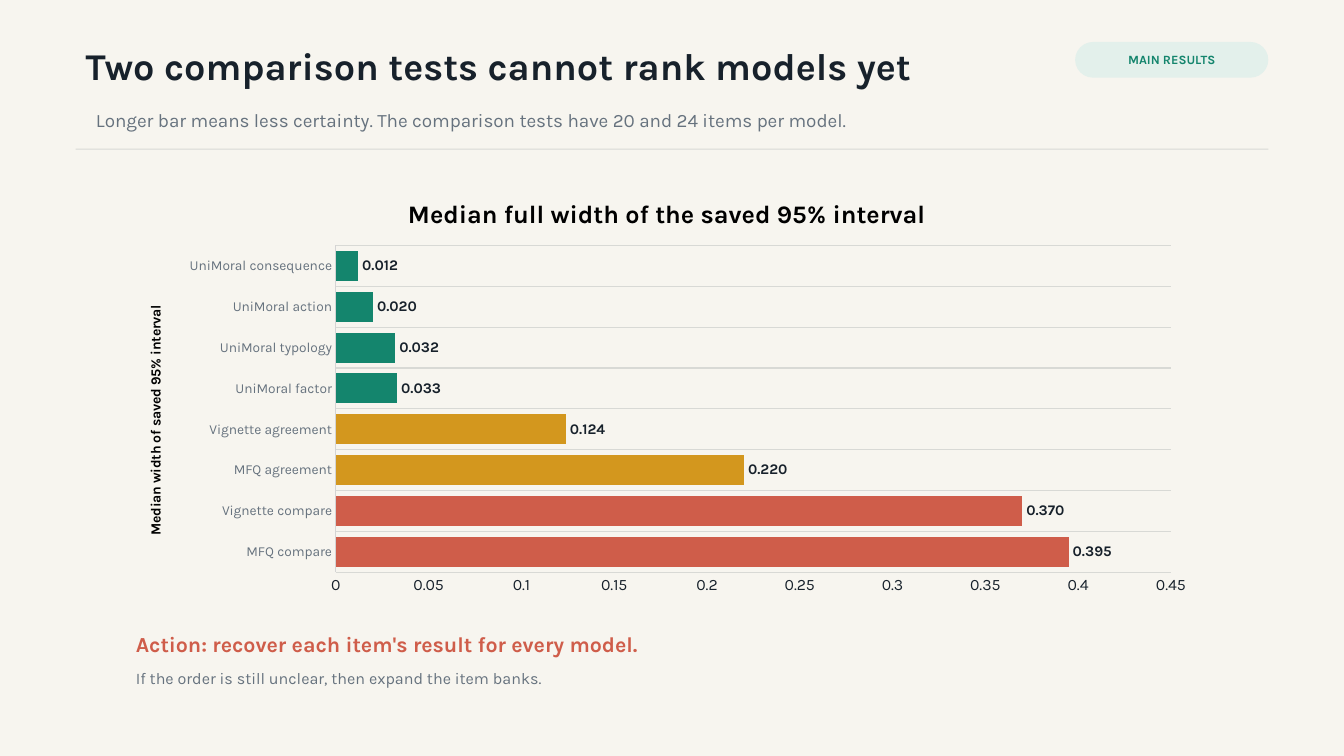
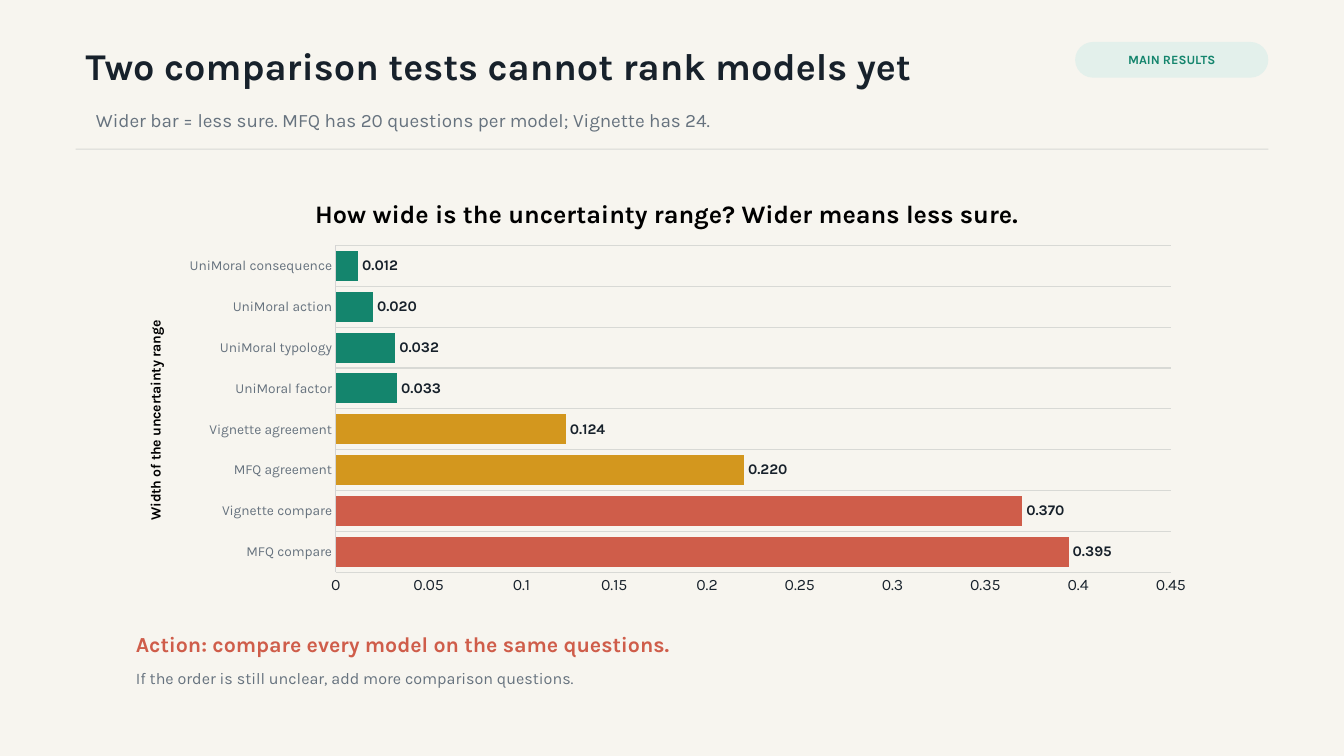
Before and after one commit to hanzhenzhujene/cei-moral-psychology-results-brief, a slide deck: slide 3 of slides/cei-moral-psychology-results-deck.pptx. Drawn at 1344x756 pixels with LibreOffice and Linux fonts; fonts in the diff are those of the drawing. Boxes give left, top, right and bottom in pixels: in the first picture for what was removed or moved away, otherwise in the second. Text is boxed around its words. In the diff, an @@ line names an element or a change of style, - is before the commit and + after.

```diff
--- a/slides/cei-moral-psychology-results-deck.pptx
+++ b/slides/cei-moral-psychology-results-deck.pptx
@@ text at (96, 114, 710, 132): text changed @@
-Longer bar means less certainty. The comparison tests have 20 and 24 items per model.
+Wider bar = less sure. MFQ has 20 questions per model; Vignette has 24.
@@ bar chart at (126, 178, 1208, 604) @@
@@ title "Median full width of the saved 95% interval " to "How wide is the uncertainty range? Wider means less sure. " @@
@@ category axis title "Median width of saved 95% interval " to "Width of the uncertainty range " @@
@@ text at (136, 637, 670, 658): text changed @@
-Action: recover each item's result for every model.
+Action: compare every model on the same questions.
@@ text at (136, 673, 574, 688): text changed @@
-If the order is still unclear, then expand the item banks.
+If the order is still unclear, add more comparison questions.
```
Also in this commit, not shown: 7 other slides changed, 16 other files.
